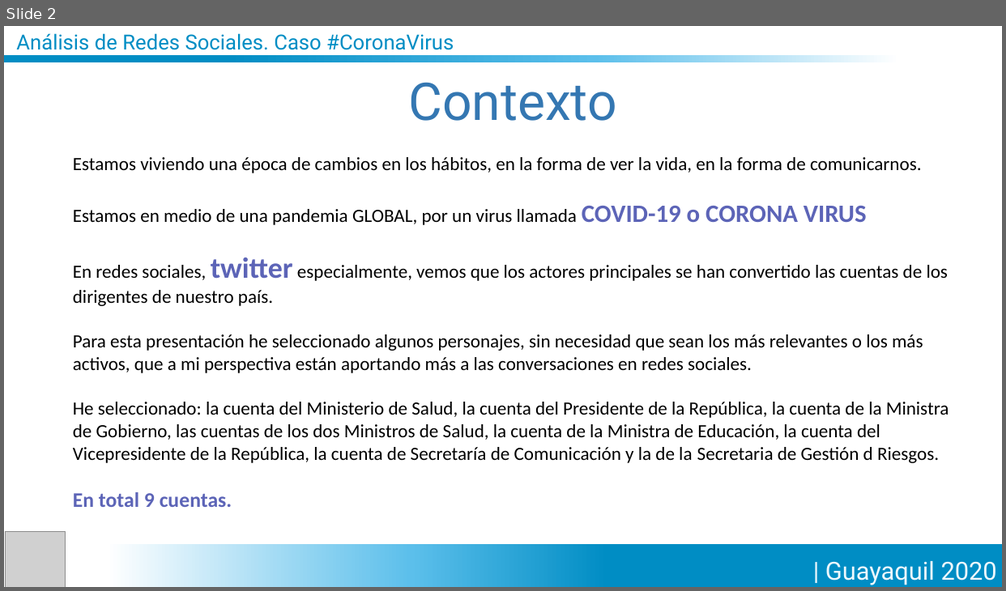
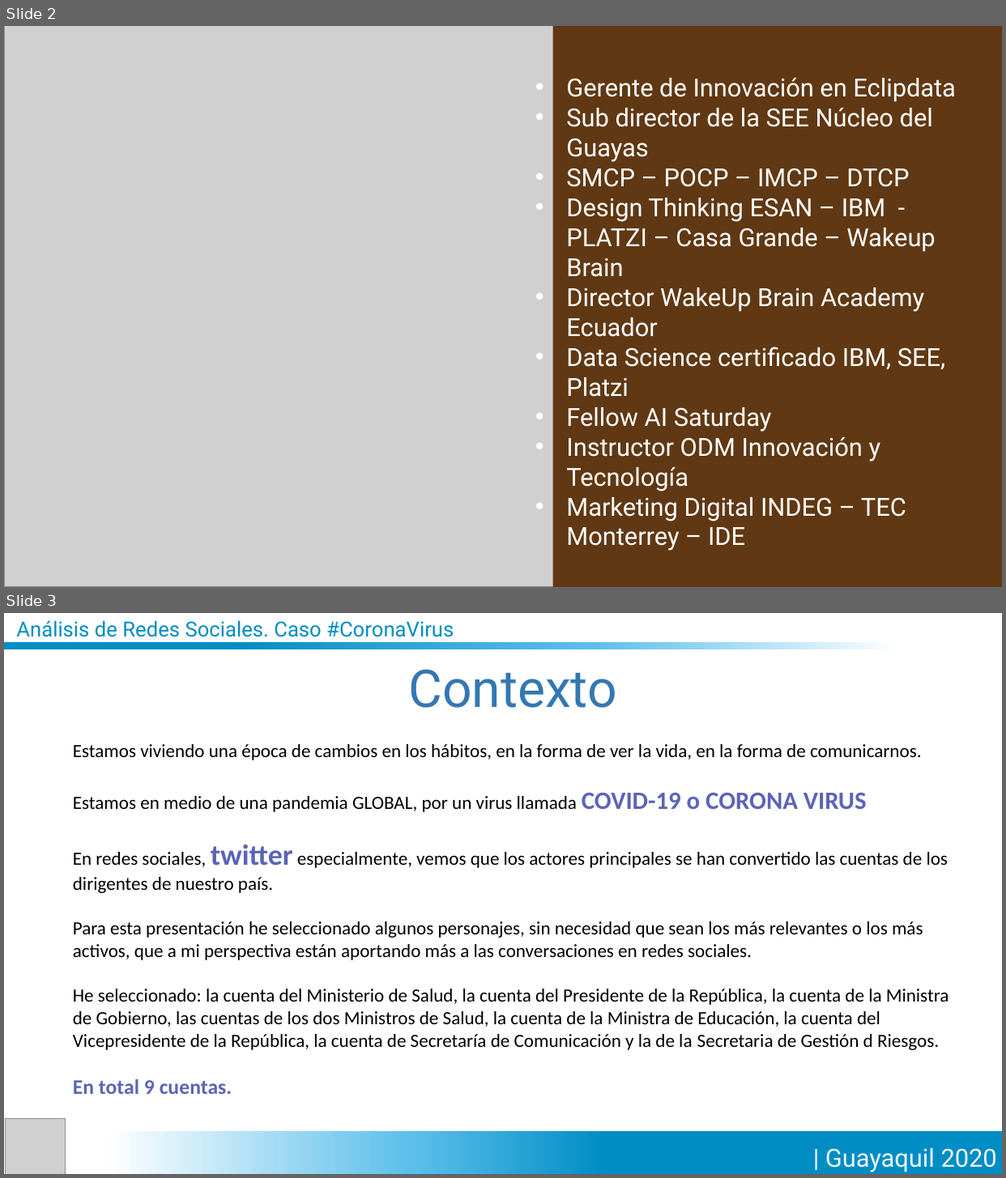
Before and after one commit to restevesd/AnalisisRedes, a slide deck: AnalisisRedesSociales.pptx. Shown one above the other, each under a label of ours: slide 2 before the commit, slides 2 and 3 after it. The pictures are 1006x591 and 1006x1178 pixels, drawn with LibreOffice and Linux fonts; fonts in the diff are those of the drawing; grey boxes stand for pictures. Boxes give left, top, right and bottom in pixels: in the first picture for what was removed or moved away, otherwise in the second. Text is boxed around its words. In the diff, an @@ line names an element or a change of style, - is before the commit and + after.

```diff
--- a/AnalisisRedesSociales.pptx
+++ b/AnalisisRedesSociales.pptx
@@ slide 2 added at [4, 26, 1002, 587], background #FFFFFF @@
@@ picture added at [4, 26, 565, 587] @@
@@ rectangle added at [552, 26, 1002, 587], fill #603813 @@
@@ text added at [566, 78, 956, 551], 24 pt, text #FFFFFF @@
+  • Gerente de Innovación en Eclipdata
+  • Sub director de la SEE Núcleo del Guayas
+  • SMCP – POCP – IMCP – DTCP
+  • Design Thinking ESAN – IBM - PLATZI – Casa Grande – Wakeup Brain
+  • Director WakeUp Brain Academy Ecuador
+  • Data Science certificado IBM, SEE, Platzi
+  • Fellow AI Saturday
+  • Instructor ODM Innovación y Tecnología
+  • Marketing Digital INDEG – TEC Monterrey – IDE
@@ what was slide 2 is now slide 3 @@
```
Also in this commit, not shown: 2 slides changed, 2 other slides added, 2 other files.
